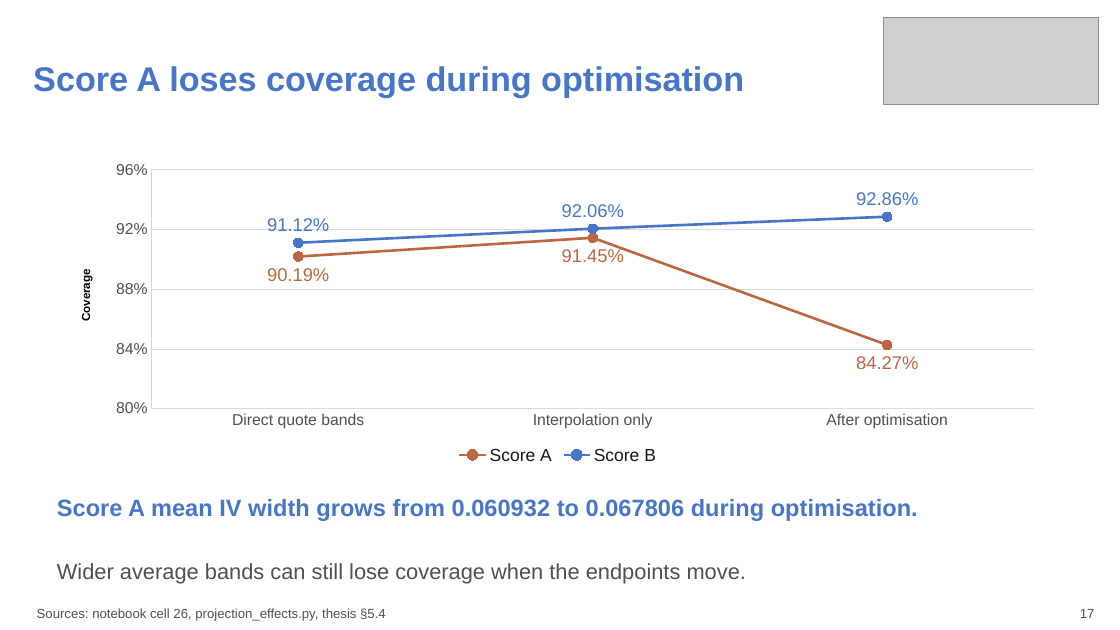
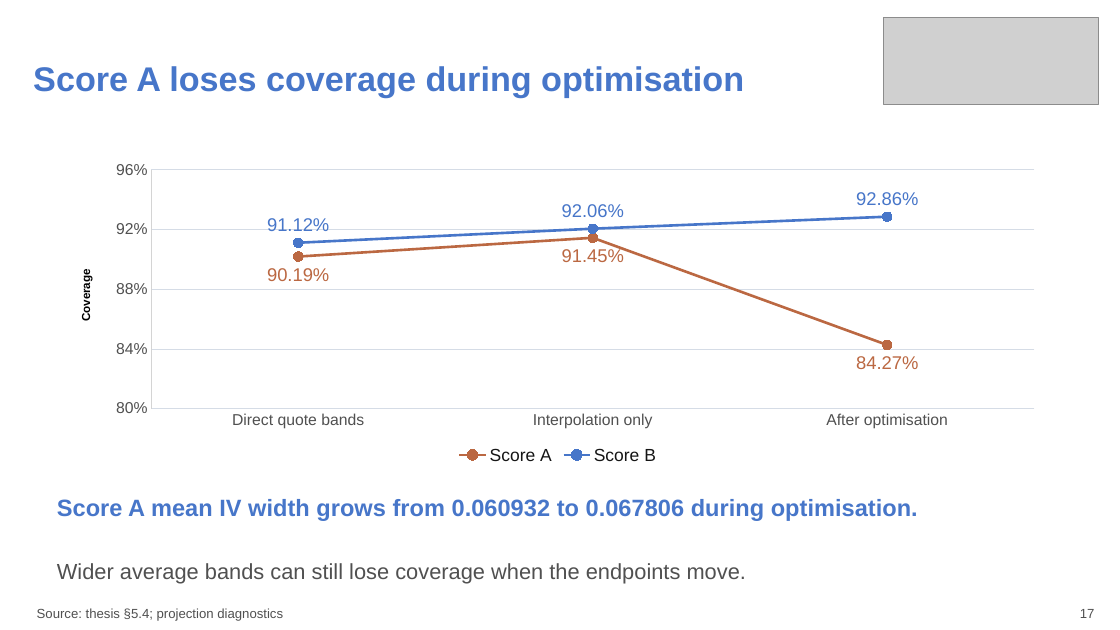
Before and after one commit to aniketnighot/conformal-prediction-thesis, a slide deck: slide 17 of presentations/thesis_defence_complete_verified.pptx. Drawn at 1120x630 pixels with LibreOffice and Linux fonts; fonts in the diff are those of the drawing; grey boxes stand for pictures. Boxes give left, top, right and bottom in pixels: in the first picture for what was removed or moved away, otherwise in the second. Text is boxed around its words. In the diff, an @@ line names an element or a change of style, - is before the commit and + after.

Commit message:
Update thesis defence presentation references and caveats

```diff
--- a/presentations/thesis_defence_complete_verified.pptx
+++ b/presentations/thesis_defence_complete_verified.pptx
@@ text at (x1=37, y1=608, x2=283, y2=621): text changed @@
-Sources: notebook cell 26, projection_effects.py, thesis §5.4
+Source: thesis §5.4; projection diagnostics
```
Also in this commit, not shown: 28 other slides changed.
